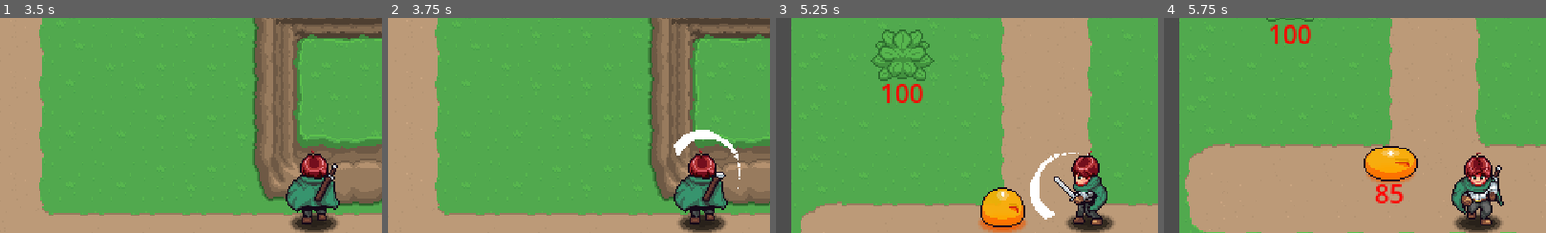
Above: before the commit, frames 1-4 (left to right).
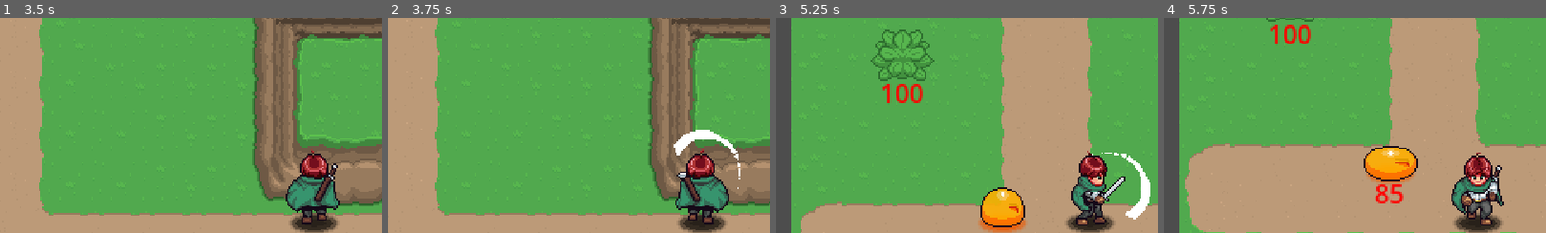
Above: after the commit, the same moments.

Repository: dylanwaling/aarpg
Game: Godot game, scene res://playground.tscn
The game is run twice, just before and just after one commit, with the same random seed, the same clock (stepped at 60 frames per second) and the same inputs. Sound files missing from this copy of the repository are replaced by a short silence.
Inputs (mouse positions are % of the whole screen's width and height, from its top left):
- Up to frame 1 (3.5 s): move the mouse to (72, 45) at 0.52 s; press the mouse at (72, 45) at 0.53 s; hold D (right) 0.53-1.28 s; move the mouse to (30, 55) at 1.27 s; release the mouse at (30, 55) at 1.28 s; hold S (down) 1.28-2.03 s; tap Space (dash) at 1.35, 2.85 s; move the mouse to (60, 28) at 2.02 s; press the mouse at (60, 28) at 2.03 s; hold D (right) 2.03-2.78 s; move the mouse to (45, 70) at 2.77 s; release the mouse at (45, 70) at 2.78 s; hold W (up) from 2.78 s (still down)
- Up to frame 2 (3.75 s): move the mouse to (80, 65) at 3.52 s; release W (up) at 3.53 s; press the mouse at (80, 65) at 3.53 s; hold A (left) from 3.53 s (still down)
- Up to frame 3 (5.25 s): move the mouse to (20, 35) at 4.27 s; release the mouse at (20, 35) at 4.28 s; tap Space (dash) at 4.35 s; move the mouse to (55, 50) at 5.02 s; release A (left) at 5.03 s; press the mouse at (55, 50) at 5.03 s; hold S (down) from 5.03 s (still down)
- Up to frame 4 (5.75 s): keep holding S (down)
The pictures show only the part of the screen within x 9-59%, y 2-52%; the shares and areas given below are measured in that part.

Frame 1 is identical in both runs. In frame 2, 2.2% of the frame differs, in the area x 74-90%, y 60-96%; in frame 3, 4.0%, in the area x 66-98%, y 61-97%; in frame 4, nothing differs.

Commit message:
v0.0.63 step 2 player

Diff:
--- a/Player/Scripts/AttackState.gd
+++ b/Player/Scripts/AttackState.gd
@@ -129,23 +129,20 @@
 				# Handle horizontal dodging (left/right)
 				if player.direction.x < 0:  # Moving left
 					player.facing = Vector2.LEFT
-					player.sprite.flip_h = true
-					player.sprite.offset.x = -1
+					player.update_facing()  # Use centralized sprite management
 					player.play_anim("attack")  # Update animation immediately
 					_update_attack_effects()  # Update sword animation for new direction
 					new_dodge_direction = Vector2.LEFT
 				elif player.direction.x > 0:  # Moving right
 					player.facing = Vector2.RIGHT
-					player.sprite.flip_h = false
-					player.sprite.offset.x = 0
+					player.update_facing()  # Use centralized sprite management
 					player.play_anim("attack")  # Update animation immediately
 					_update_attack_effects()  # Update sword animation for new direction
 					new_dodge_direction = Vector2.RIGHT
 				# Handle vertical dodging (up/down) - switch animations mid-swing
 				elif player.direction.y < 0:  # Moving up
 					player.facing = Vector2.UP
-					player.sprite.flip_h = false
-					player.sprite.offset.x = 0
+					player.update_facing()  # Use centralized sprite management
 					# Seamlessly switch to attack_up animation at current progress
 					var current_position = player.anim.current_animation_position
 					player.anim.play("attack_up", -1, 1.0, false)
@@ -161,8 +158,7 @@
 					new_dodge_direction = Vector2.UP
 				elif player.direction.y > 0:  # Moving down
 					player.facing = Vector2.DOWN
-					player.sprite.flip_h = false
-					player.sprite.offset.x = 0
+					player.update_facing()  # Use centralized sprite management
 					# Seamlessly switch to attack_down animation at current progress
 					var current_position = player.anim.current_animation_position
 					player.anim.play("attack_down", -1, 1.0, false)
@@ -184,22 +180,14 @@
 				# Normal attack movement - keep sprite locked to attack direction
 				if lock_facing:
 					player.facing = _locked_facing
-				player.sprite.flip_h = (_locked_facing == Vector2.LEFT)
-				if _locked_facing == Vector2.LEFT:
-					player.sprite.offset.x = -1
-				else:
-					player.sprite.offset.x = 0
+					player.update_facing()  # Use centralized sprite management
 
 			player.velocity = movement_velocity
 		else:
 			# No movement - keep sprite locked to attack direction
 			if lock_facing:
 				player.facing = _locked_facing
-			player.sprite.flip_h = (_locked_facing == Vector2.LEFT)
-			if _locked_facing == Vector2.LEFT:
-				player.sprite.offset.x = -1
-			else:
-				player.sprite.offset.x = 0
+				player.update_facing()  # Use centralized sprite management
 			player.velocity = Vector2.ZERO
 
 	# Handle attack effects transformation (scale-based flipping)
--- a/Player/Scripts/player.gd
+++ b/Player/Scripts/player.gd
@@ -19,8 +19,6 @@
 @export var knockback_duration: float = 0.3     # How long knockback effect lasts in seconds
 
 # Note: Attack and Dash settings configured in their respective state files (scene-first design)
-
-# Note: Dash settings are configured in DashState.gd to follow scene-first principles
 
 # ─────────── SPRITE DISPLAY CONSTANTS ───────────
 const SPRITE_FLIP_OFFSET: int = -1              # Pixel offset to center sprite when facing left
